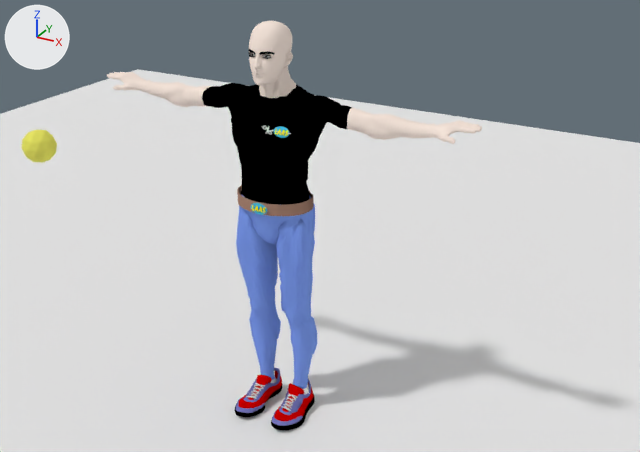
What one commit did to the Blender file data/morse/components/human/achile-2.5.blend.
One viewpoint serves both versions: a camera (50 mm lens) standing at (1.91, -3.07, 2.53) and looking at (0.29, -0.12, 1.05). The axes (+X, +Y, +Z) are drawn at upper left. The lights are the same throughout.

Objects in the first picture: 'Chest', 'Foot.L', 'Foot.R', 'Hand.L', 'Hand.R', 'Head', 'LoArm.L', 'LoArm.R', 'LoLeg.L', 'LoLeg.R', 'Pelvis', 'Plane', 'Target_Ball', 'UpArm.L', 'UpArm.R', 'UpLeg.L', 'UpLeg.R'.
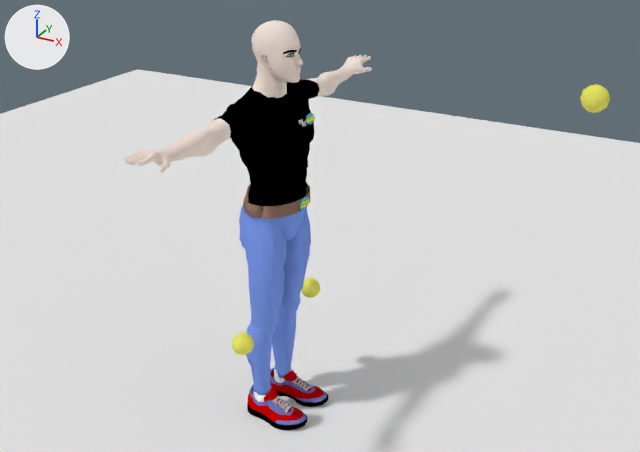
Commit message: Add head and hand control to human

Diff of the bpy script that builds the scene:
```diff
--- a/data/morse/components/human/achile-2.5.blend.py
+++ b/data/morse/components/human/achile-2.5.blend.py
@@ ob_target_ball @@
 ob_target_ball = bpy.data.objects.new('Target_Ball', me_mesh)
+ob_target_ball.parent = ob_target_empty
+ob_target_ball.matrix_parent_inverse = Matrix(((1.0, 0.0, 0.0, 0.0), (0.0, 1.0, 0.0, 1.3), (0.0, 0.0, 1.0, -1.7), (0.0, 0.0, 0.0, 1.0)))
 ob_target_ball.location = (0.0, -1.3, 1.7)
@@ ob_chest @@
 ob_chest = bpy.data.objects.new('Chest', me_mesh_017)
-ob_chest.location = (0.0, -0.017, 1.186)
-ob_chest.rotation_euler = (0.0, 0.0, -1.571)  # degrees (0, 0, -90)
+ob_chest.location = (0.017, 0.0, 1.186)
@@ ob_loarm_l @@
 ob_loarm_l = bpy.data.objects.new('LoArm.L', me_mesh_025)
-ob_loarm_l.location = (0.24, 0.032, 1.475)
-ob_loarm_l.rotation_euler = (0.0, 0.0, -1.571)  # degrees (0, 0, -90)
+ob_loarm_l.location = (-0.032, 0.24, 1.475)
@@ ob_uparm_l @@
 ob_uparm_l = bpy.data.objects.new('UpArm.L', me_mesh_028)
-ob_uparm_l.location = (0.446, 0.028, 1.477)
-ob_uparm_l.rotation_euler = (0.0, 0.0, -1.571)  # degrees (0, 0, -90)
+ob_uparm_l.location = (-0.028, 0.446, 1.477)
@@ ob_hand_l @@
 ob_hand_l = bpy.data.objects.new('Hand.L', me_mesh_029)
-ob_hand_l.location = (0.697, 0.025, 1.481)
-ob_hand_l.rotation_euler = (0.0, 0.0, -1.571)  # degrees (0, 0, -90)
+ob_hand_l.location = (-0.025, 0.697, 1.481)
+ob_hand_l.rotation_euler = (0.0, 0.0, 0.0000138)  # degrees (0, 0, 0)
@@ ob_loarm_r @@
 ob_loarm_r = bpy.data.objects.new('LoArm.R', me_mesh_014)
-ob_loarm_r.location = (-0.24, 0.032, 1.475)
-ob_loarm_r.rotation_euler = (0.0, 0.0, -1.571)  # degrees (0, 0, -90)
+ob_loarm_r.location = (-0.032, -0.24, 1.475)
@@ ob_uparm_r @@
 ob_uparm_r = bpy.data.objects.new('UpArm.R', me_mesh_008)
-ob_uparm_r.location = (-0.446, 0.028, 1.477)
-ob_uparm_r.rotation_euler = (0.0, 0.0, -1.571)  # degrees (0, 0, -90)
+ob_uparm_r.location = (-0.028, -0.446, 1.477)
@@ ob_hand_r @@
 ob_hand_r = bpy.data.objects.new('Hand.R', me_mesh_004)
-ob_hand_r.location = (-0.697, 0.025, 1.481)
-ob_hand_r.rotation_euler = (0.0, 0.0, -1.571)  # degrees (0, 0, -90)
+ob_hand_r.location = (-0.025, -0.697, 1.481)
+ob_hand_r.rotation_euler = (0.0, 0.0, -0.0000188)  # degrees (0, 0, -0)
@@ ob_pelvis @@
 ob_pelvis.location = (0.0, 0.0, 1.047)
-ob_pelvis.rotation_euler = (0.0, 0.0, -1.571)  # degrees (0, 0, -90)
@@ ob_loleg_l @@
 ob_loleg_l = bpy.data.objects.new('LoLeg.L', me_mesh_024)
-ob_loleg_l.location = (0.101, -0.002, 0.961)
-ob_loleg_l.rotation_euler = (0.0, 0.0, -1.571)  # degrees (0, 0, -90)
+ob_loleg_l.location = (0.002, 0.101, 0.961)
@@ ob_loleg_r @@
 ob_loleg_r = bpy.data.objects.new('LoLeg.R', me_mesh_013)
-ob_loleg_r.location = (-0.101, -0.002, 0.961)
-ob_loleg_r.rotation_euler = (0.0, -0.0000287, -1.571)  # degrees (0, 0, -90)
+ob_loleg_r.location = (0.002, -0.101, 0.961)
+ob_loleg_r.rotation_euler = (-0.0000115, 0.0, 0.0)  # degrees (0, 0, 0)
@@ ob_upleg_l @@
 ob_upleg_l = bpy.data.objects.new('UpLeg.L', me_mesh_026)
-ob_upleg_l.location = (0.098, 0.023, 0.492)
-ob_upleg_l.rotation_euler = (0.0, 0.0, -1.571)  # degrees (0, 0, -90)
+ob_upleg_l.location = (-0.023, 0.098, 0.492)
@@ ob_upleg_r @@
 ob_upleg_r = bpy.data.objects.new('UpLeg.R', me_mesh_011)
-ob_upleg_r.location = (-0.098, 0.023, 0.492)
-ob_upleg_r.rotation_euler = (0.0, 0.0000357, -1.571)  # degrees (0, 0, -90)
+ob_upleg_r.location = (-0.023, -0.098, 0.492)
+ob_upleg_r.rotation_euler = (0.0, 0.0000352, 0.0)  # degrees (0, 0, 0)
@@ ob_foot_r @@
 ob_foot_r = bpy.data.objects.new('Foot.R', me_mesh_012)
-ob_foot_r.location = (-0.092, 0.037, 0.104)
-ob_foot_r.rotation_euler = (-0.0873, 0.0, -1.571)  # degrees (-5, 0, -90)
+ob_foot_r.location = (-0.037, -0.092, 0.104)
+ob_foot_r.rotation_euler = (-0.0873, 0.0, 0.0)  # degrees (-5, 0, 0)
@@ ob_foot_l @@
 ob_foot_l = bpy.data.objects.new('Foot.L', me_mesh_027)
-ob_foot_l.location = (0.092, 0.037, 0.104)
-ob_foot_l.rotation_euler = (0.0873, 0.0, -1.571)  # degrees (5, 0, -90)
+ob_foot_l.location = (-0.037, 0.092, 0.104)
+ob_foot_l.rotation_euler = (0.0873, 0.0, 0.0)  # degrees (5, 0, 0)
@@ ob_head @@
 ob_head = bpy.data.objects.new('Head', me_mesh_015)
-ob_head.location = (0.0, -0.003, 1.641)
-ob_head.rotation_euler = (0.0, -0.0482, -1.57)  # degrees (0, -2.8, -90)
+ob_head.location = (0.003, 0.0, 1.641)
+ob_head.rotation_euler = (0.0, -0.0482, 0.000304)  # degrees (0, -2.8, 0)
@@ ob_target_ball_l @@
+ob_target_ball_l = bpy.data.objects.new('Target_Ball.L', me_mesh_002)  # an icosphere of 80 faces spanning x -0.95..0.95, y -1.0..1.0, z -1.0..1.0; in mat_ballmat (yellow #e7e563)
+ob_target_ball_l.parent = ob_ik_target_empty_l
+ob_target_ball_l.location = (0.0, 0.3, 0.5)
+ob_target_ball_l.scale = (0.05, 0.05, 0.05)
@@ ob_ik_target_empty_l @@
+ob_ik_target_empty_l = bpy.data.objects.new('IK_Target_Empty.L', None)
+ob_ik_target_empty_l.parent = ob_human
+ob_ik_target_empty_l.location = (0.0, 0.3, 0.5)
@@ ob_human @@
+ob_human = bpy.data.objects.new('Human', None)
+ob_human.location = (0.0, 0.0, 0.0)
@@ ob_target_ball_r @@
+ob_target_ball_r = bpy.data.objects.new('Target_Ball.R', me_mesh_002.copy())
+ob_target_ball_r.parent = ob_ik_target_empty_r
+ob_target_ball_r.location = (0.0, -0.3, 0.5)
+ob_target_ball_r.scale = (0.05, 0.05, 0.05)
@@ ob_ik_target_empty_r @@
+ob_ik_target_empty_r = bpy.data.objects.new('IK_Target_Empty.R', None)
+ob_ik_target_empty_r.parent = ob_human
+ob_ik_target_empty_r.location = (0.0, -0.3, 0.5)
```

Location of each change, (x1, y1, x2, y2) in pixels of the pictures (640 x 452 px):
'Chest', moved, turned: before (217, 67, 340, 192); after (226, 67, 315, 189)
'LoLeg.R', moved, turned: before (236, 213, 278, 320); after (239, 215, 287, 334)
'Pelvis', turned: before (237, 175, 315, 244); after (239, 178, 310, 242)
'LoLeg.L', moved, turned: before (276, 218, 315, 331); after (281, 209, 311, 315)
'Head', moved, turned: before (248, 21, 293, 85); after (252, 20, 303, 83)
'UpLeg.L', moved, turned: before (290, 316, 317, 389); after (272, 309, 296, 378)
'Foot.R', moved, turned: before (235, 368, 282, 417); after (247, 385, 307, 430)
'Foot.L', moved, turned: before (271, 379, 315, 430); after (270, 368, 328, 407)
'UpLeg.R', moved, turned: before (249, 308, 281, 380); after (246, 323, 272, 395)
'UpArm.R', moved, turned: before (141, 80, 188, 107); after (163, 129, 218, 161)
'UpArm.L', moved, turned: before (366, 114, 433, 140); after (319, 67, 352, 96)
'Target_Ball', moved: before (22, 130, 57, 163); after (580, 84, 610, 113)
'LoArm.R', moved, turned: before (182, 85, 227, 108); after (205, 110, 248, 146)
'LoArm.L', moved, turned: before (320, 102, 374, 137); after (305, 77, 330, 99)
'Hand.R', moved, turned: before (107, 72, 148, 90); after (124, 148, 174, 173)
'Hand.L', moved, turned: before (428, 120, 482, 144); after (342, 55, 372, 75)
'Target_Ball.R', added: after (232, 333, 254, 355)
'Target_Ball.L', added: after (301, 278, 320, 298)
